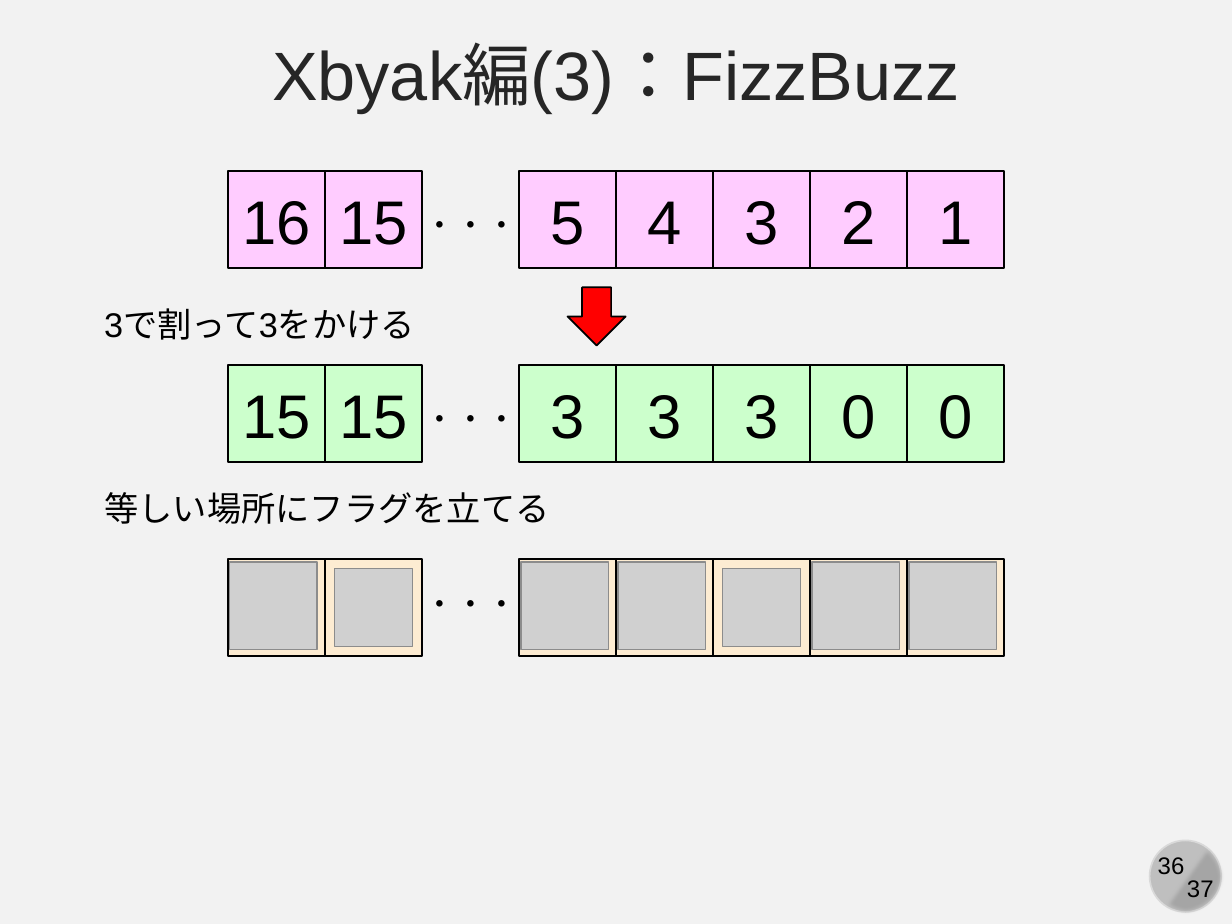
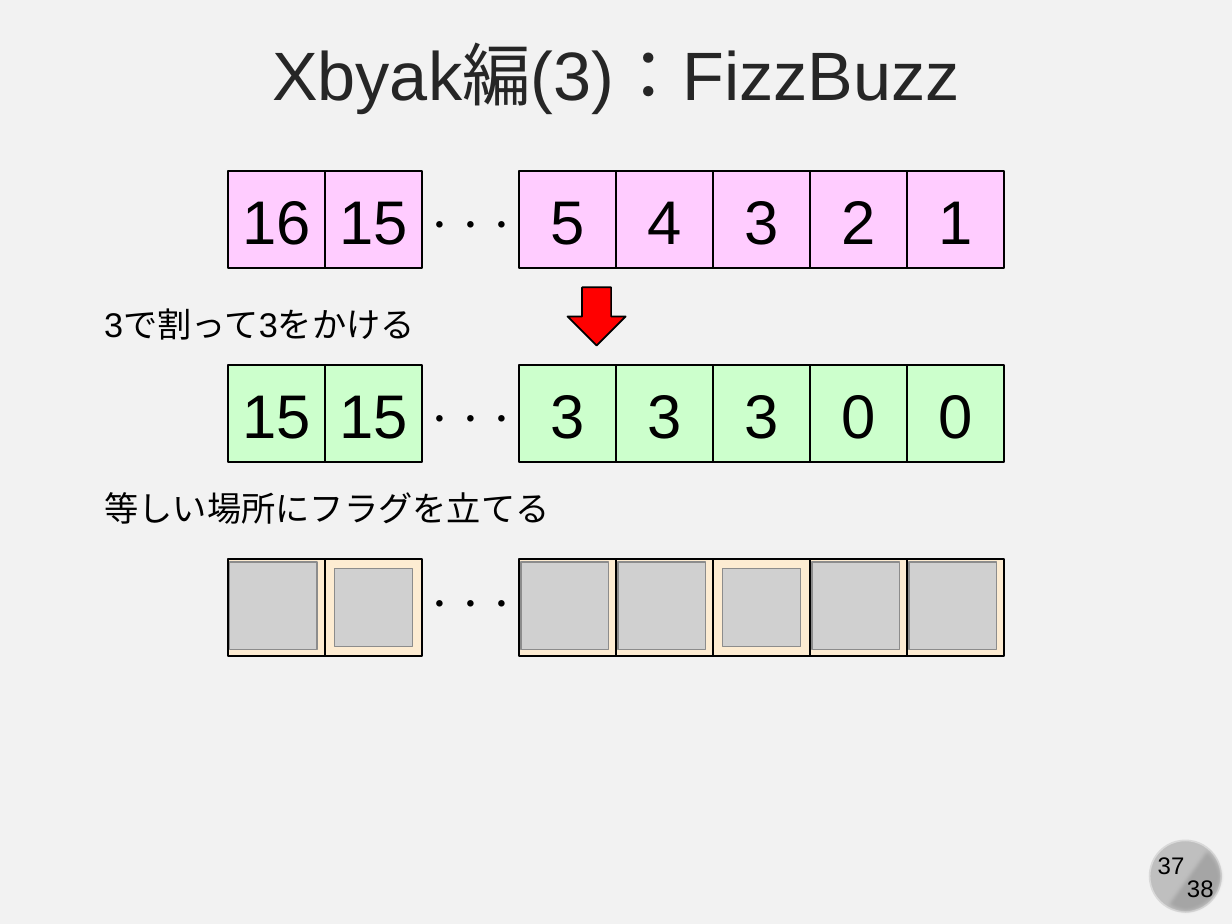
Before and after one commit to kaityo256/xbyak_aarch64_handson, a slide deck: slide 37 of slide/xbyak_aarch64.pptx (slide 36 before the commit). Drawn at 1232x924 pixels with LibreOffice and Linux fonts; fonts in the diff are those of the drawing; grey boxes stand for pictures. Boxes give left, top, right and bottom in pixels: in the first picture for what was removed or moved away, otherwise in the second. Text is boxed around its words. In the diff, an @@ line names an element or a change of style, - is before the commit and + after.

```diff
--- a/slide/xbyak_aarch64.pptx
+++ b/slide/xbyak_aarch64.pptx
@@ page number rewrapped from [1187, 880, 1214, 903] to [1158, 857, 1185, 875] @@
@@ page number removed at [1158, 857, 1185, 875] @@
-36
@@ text added at [1187, 880, 1214, 903], 14 pt, text #000000 @@
+38
```
Also in this commit, not shown: 36 other slides changed, 1 slide added, 1 other file.
